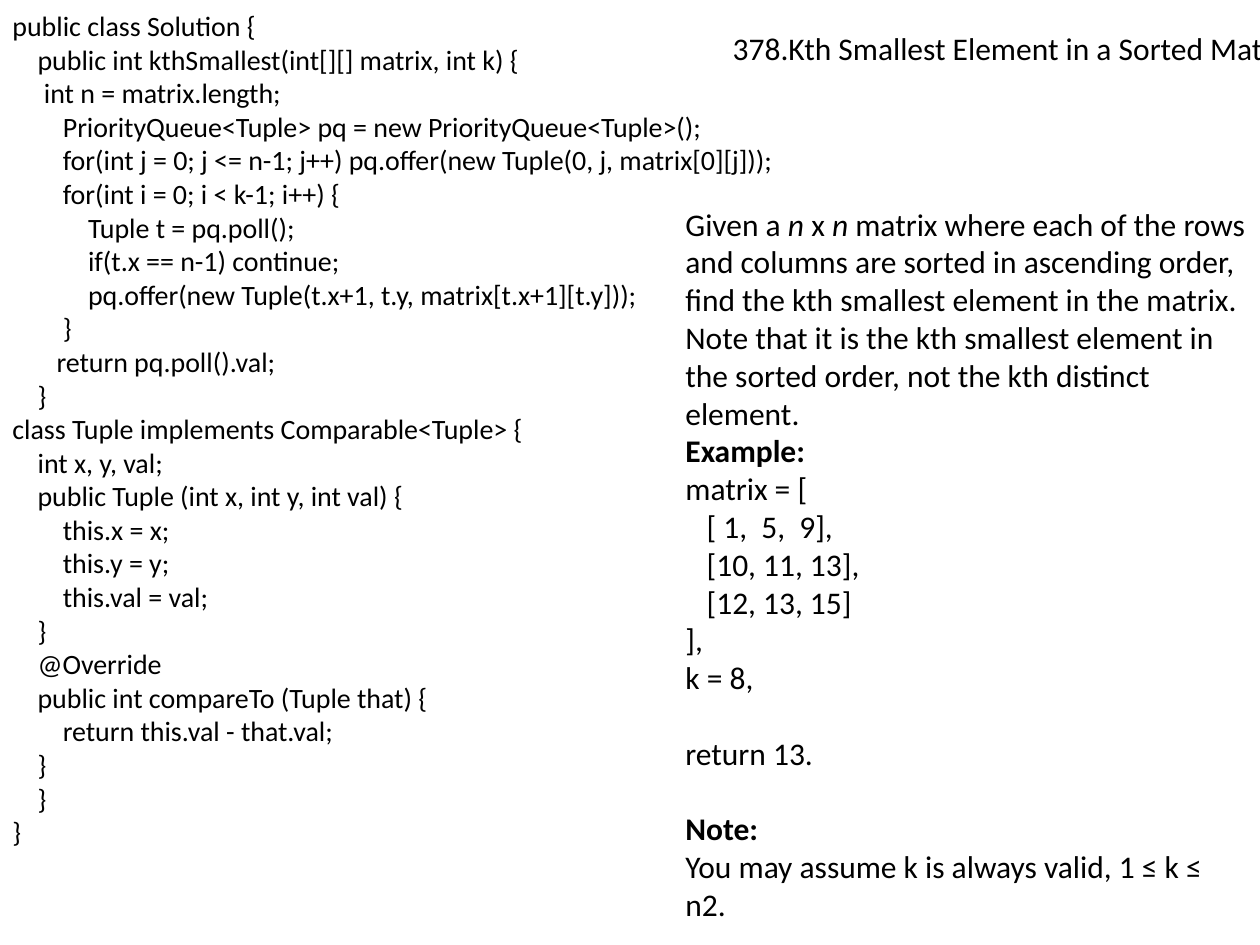
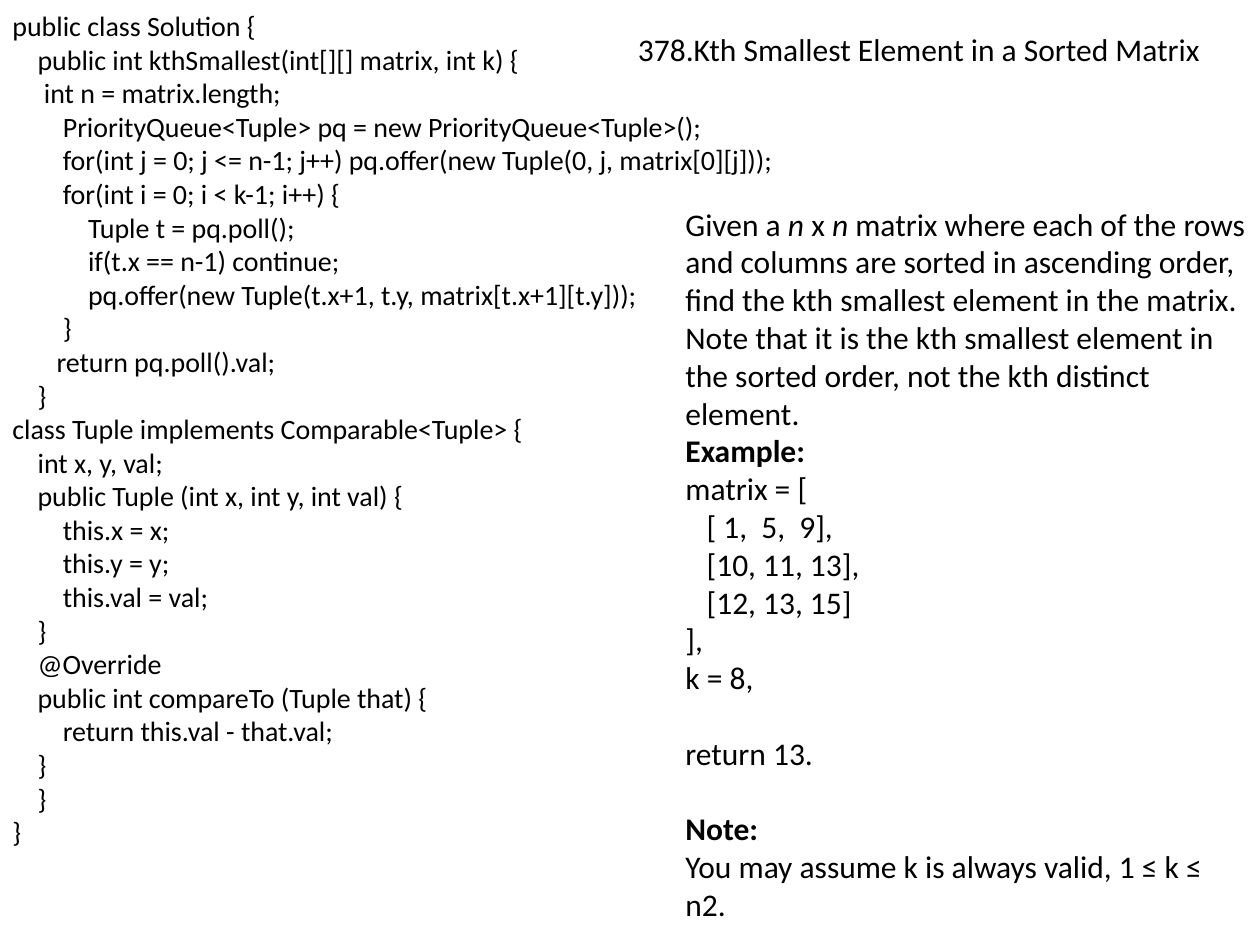
Before and after one commit to songwenxiao/LeetCode-Solutions, a slide deck: slide 5 of Basic/Leetcode.pptx. Drawn at 1260x945 pixels with LibreOffice and Linux fonts; fonts in the diff are those of the drawing. Boxes give left, top, right and bottom in pixels: in the first picture for what was removed or moved away, otherwise in the second. Text is boxed around its words. In the diff, an @@ line names an element or a change of style, - is before the commit and + after.

```diff
--- a/Basic/Leetcode.pptx
+++ b/Basic/Leetcode.pptx
@@ text "378.Kth Smallest Element in a ..." rewrapped from (x1=733, y1=38, x2=1203, y2=61) to (x1=638, y1=39, x2=1199, y2=62) @@
```
Also in this commit, not shown: 1 slide added, 4 other files.
